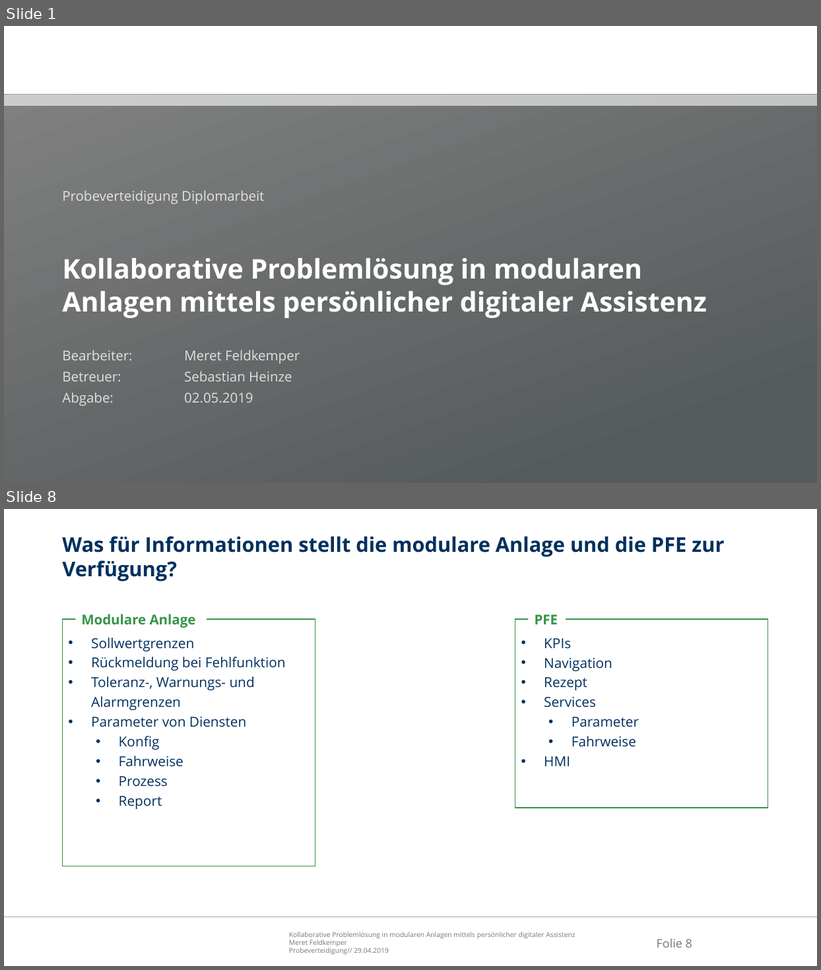
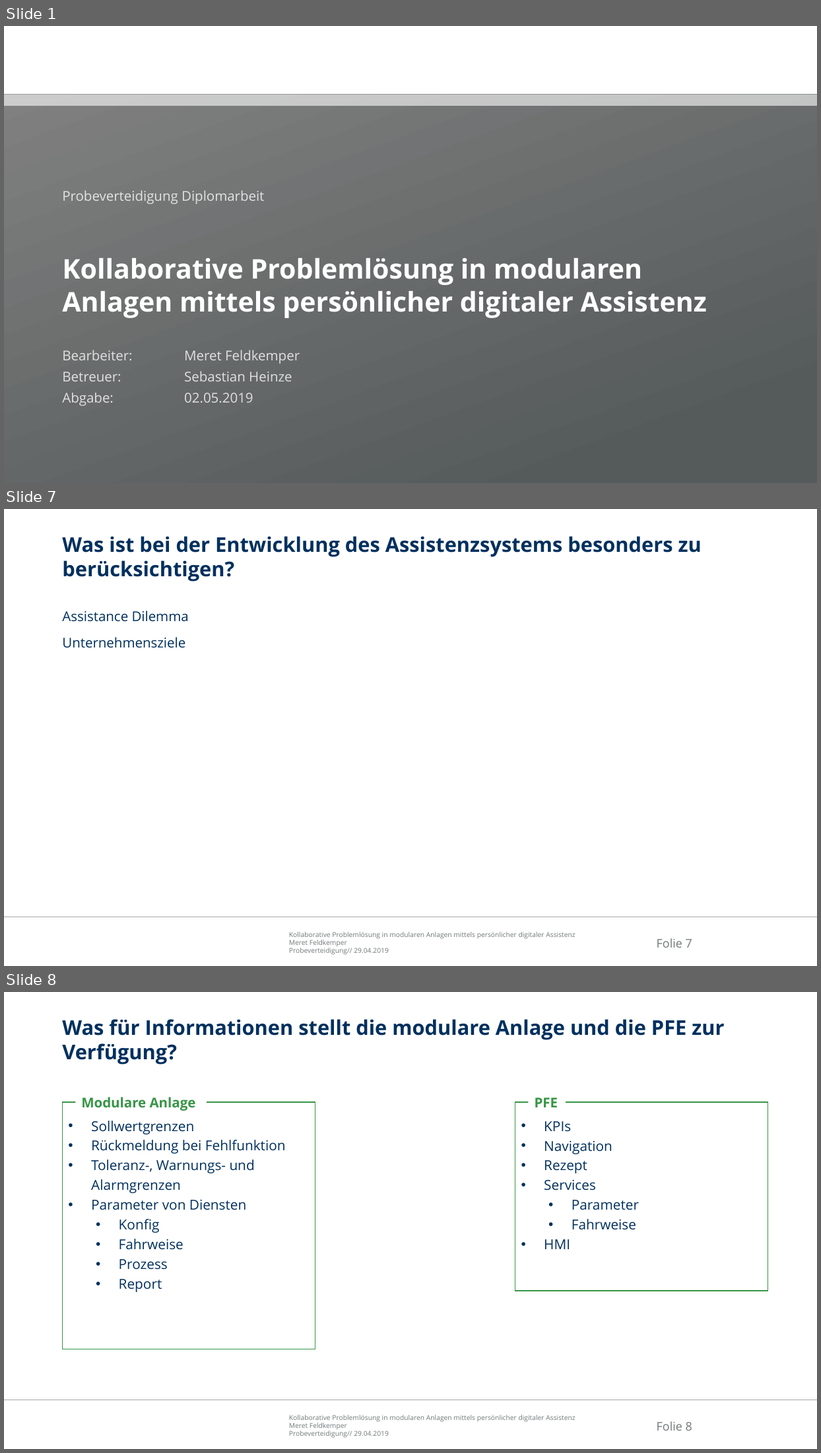
Before and after one commit to Ral3007/Diplomarbeit, a slide deck: Dokumente/Präsentationen/2019-04-29_DA_Feldkemper_Probeverteidigung.pptx. Shown one above the other, each under a label of ours: slides 1 and 8 before the commit, slides 1, 7 and 8 after it; the slides between them are not shown. The pictures are 821x970 and 821x1453 pixels, drawn with LibreOffice and Linux fonts; fonts in the diff are those of the drawing; background and template pictures are left out. Boxes give left, top, right and bottom in pixels: in the first picture for what was removed or moved away, otherwise in the second. Text is boxed around its words. In the diff, an @@ line names an element or a change of style, - is before the commit and + after.

```diff
--- a/Dokumente/Präsentationen/2019-04-29_DA_Feldkemper_Probeverteidigung.pptx
+++ b/Dokumente/Präsentationen/2019-04-29_DA_Feldkemper_Probeverteidigung.pptx
@@ slide 7 added at (4,509,817,966), background #FFFFFF; not listed: 3 template elements that a slide beside it also shows @@
@@ title added at (62,536,702,582), 24 pt, text #00305E, bold @@
+Was ist bei der Entwicklung des Assistenzsystems besonders zu berücksichtigen?
@@ text added at (62,611,189,648), 16 pt, text #00305E @@
+Assistance Dilemma
+Unternehmensziele
```
Also in this commit, not shown: 9 slides changed, 1 other slide added, 3 slides removed, 1 other file.
